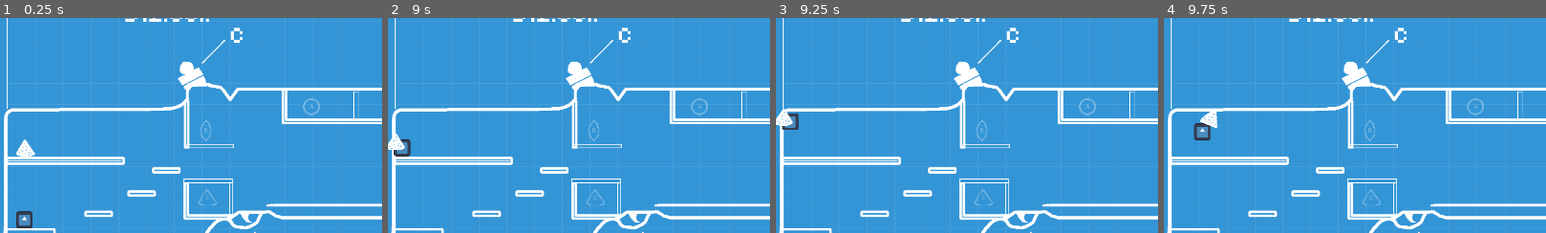
Above: before the commit, frames 1-4 (left to right).
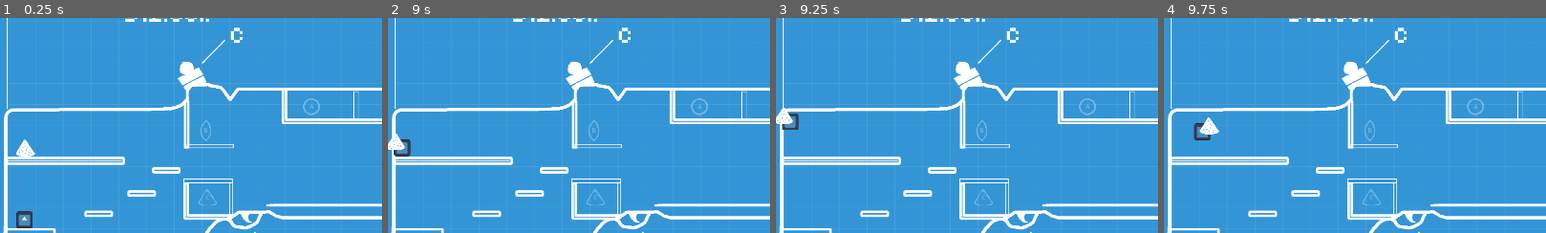
Above: after the commit, the same moments.

Repository: simenhs/piratsyltetoey
Game: Godot game, scene res://scenes/persistent_world/persistent_world.tscn
Two runs of this game, one before a commit and one after it. Both use one fixed random seed, a clock stepped at 60 frames per second and the inputs below. The engine's default icon, where the game draws it, is replaced by a stand-in: a white triangle on a blue panel in a dark square.
Inputs:
- Up to frame 1 (0.25 s): no input
- Up to frame 2 (9 s): hold E (use) 0.53-1.28 s; hold D (right) 0.53-2.03 s; tap Space (jump) at 0.77, 1.52, 3.02, 3.77, 4.52, 6.02, 6.77, 7.52 s; tap Shift (dash) every 2.25 s from 1.35 to 8.1 s; tap E (use) at 1.55, 2.85, 4.35, 6.05, 7.35, 8.85 s; hold E (use) 2.03-2.78 s; hold A (left) 2.03-4.28 s; hold E (use) 3.53-4.28 s; hold D (right) 4.28-8.03 s; hold E (use) 5.03-5.78 s; hold E (use) 6.53-7.28 s; hold E (use) 8.03-8.78 s; hold A (left) from 8.03 s (still down)
- Up to frame 3 (9.25 s): keep holding A (left); tap Space (jump) at 9.02 s
- Up to frame 4 (9.75 s): release A (left) at 9.53 s; hold D (right) from 9.53 s (still down); hold E (use) from 9.53 s (still down)
The pictures show only the part of the screen within x 0-50%, y 25-75%; the shares and areas given below are measured in that part.

Frames 1-2 are identical in both runs. In frame 3, 0.1% of the frame differs, in the area x 0-5%, y 41-51%; in frame 4, 0.4%, in the area x 9-15%, y 43-55%.

Commit message:
implemented throw charging

Diff:
--- a/godot/scenes/level1/doors/door.tscn
+++ b/godot/scenes/level1/doors/door.tscn
@@ -1,7 +1,6 @@
-[gd_scene load_steps=3 format=3 uid="uid://c43e85p31p2nv"]
+[gd_scene load_steps=2 format=3 uid="uid://c43e85p31p2nv"]
 
 [ext_resource type="Script" path="res://scenes/level1/doors/door.gd" id="1_g5iq4"]
-[ext_resource type="Texture2D" uid="uid://coaafbpu22q4t" path="res://assets/images/objects/door_upper_right.png" id="2_xiv4x"]
 
 [node name="Door" type="StaticBody2D"]
 collision_layer = 32
@@ -9,4 +8,3 @@
 
 [node name="Sprite2D" type="Sprite2D" parent="."]
 unique_name_in_owner = true
-texture = ExtResource("2_xiv4x")
--- a/godot/scenes/level1/level1.tscn
+++ b/godot/scenes/level1/level1.tscn
@@ -82,6 +82,7 @@
 position = Vector2(64, 578)
 _id = "C"
 _texture = ExtResource("10_1mkss")
+_throw_power = null
 
 [node name="CollisionPolygon2D" type="CollisionPolygon2D" parent="LoosePice"]
 polygon = PackedVector2Array(-1, 21, 24, 16, -1, -22, -25, 14)
@@ -90,6 +91,7 @@
 position = Vector2(1577, 590)
 _id = "B"
 _texture = ExtResource("9_lgp8j")
+_throw_power = null
 
 [node name="CollisionPolygon2D" type="CollisionPolygon2D" parent="LoosePice2"]
 polygon = PackedVector2Array(-15, -1, -9, 14, 0, 27, 10, 15, 15, 0, 10, -16, 1, -28, -9, -15)
@@ -98,6 +100,7 @@
 position = Vector2(1856, 705)
 _id = "A"
 _texture = ExtResource("6_lu112")
+_throw_power = null
 
 [node name="CollisionShape2D" type="CollisionShape2D" parent="LoosePice3"]
 shape = SubResource("CircleShape2D_83c7m")
--- a/godot/scenes/level1/picup_object/home_position.tscn
+++ b/godot/scenes/level1/picup_object/home_position.tscn
@@ -6,6 +6,7 @@
 size = Vector2(59, 49)
 
 [node name="HomePosition" type="Area2D"]
+modulate = Color(1, 1, 1, 0.3)
 collision_mask = 4
 script = ExtResource("1_3g2w2")
 
@@ -19,7 +20,6 @@
 offset_top = -12.0
 offset_right = 21.0
 offset_bottom = 12.0
-text = "A"
 horizontal_alignment = 1
 metadata/_edit_use_anchors_ = true
 
--- a/godot/scenes/level1/picup_object/loose_pice.gd
+++ b/godot/scenes/level1/picup_object/loose_pice.gd
@@ -2,14 +2,18 @@
 class_name LoosePice
 extends RigidBody2D
 
+const MAX_THROW_CHARGE_TIME : float =1.5
+
 @export var _id : String : set = set_id
 @export var _texture : Texture2D : set = set_texture
+@export var _throw_power : float = 300
 
 #var _lock_transform : Transform2D
 #var _locked := false
 var attatched_to : Player = null : set = set_attached_to
 var _spaw_position : Transform2D
-
+var _throw_charge : float = 0
+var _charging_throw := false
 
 @onready var picup_area_2d: Area2D = %PicupArea2D
 #@onready var home_position: HomePosition = %HomePosition
@@ -21,35 +25,49 @@
 	set_texture(_texture)
 	_spaw_position = transform
 
-func _integrate_forces(_state):
-	if attatched_to != null:
-		#if global_position.distance_to(attatched_to.global_position) > 10 :
-			#apply_central_impulse(attatched_to.global_position.direction_to(global_position) * -700)
-		#freeze_mode = FreezeMode.FREEZE_MODE_KINEMATIC
-		#freeze = true
+func _process(delta: float) -> void:
+
+	if _charging_throw:
+		_throw_charge += delta
+		_throw_charge = clamp(_throw_charge,0,MAX_THROW_CHARGE_TIME)
+
+		if Input.is_action_just_released("use") :
+			_throw(_throw_charge)
+			_charging_throw = false
+			_throw_charge = 0
+			globals.stop_sound_looping("charging_throw_key")
+
+
+	if is_instance_valid(attatched_to):
+		freeze = true
 		global_transform = attatched_to.get_global_hand_transform()
-	#else :
-		#freeze = false
-
+	else :
+		freeze = false
 
 func _input(event: InputEvent) -> void:
 	if event.is_action_pressed("use"):
 		if attatched_to == null:
-			print("overlap",picup_area_2d.get_overlapping_bodies())
 			for player in picup_area_2d.get_overlapping_bodies():
 				if player is Player:
 					attatched_to = player
 					globals.play_sound("pickup")
-					sleeping = false
-		else :
-			attatched_to = null
-			_throw()
-func _throw():
+					#sleeping = false
+		else:
+			_charging_throw = true
+			globals.play_sound_looping("wall_slide", "charging_throw_key")
+
+
+func _throw(charge : float):
+	freeze = false
+	attatched_to = null
 	globals.play_sound("throw")
+	var throw_vect = Vector2(1,-1) * charge*_throw_power #+ Vector2(0,-1000)
 	if rotation > PI/2:
-		apply_central_impulse(Vector2(-300,-300))
-	else :
-		apply_central_impulse(Vector2(300,-300))
+		throw_vect.x *= -1
+
+	print(throw_vect)
+	apply_central_impulse(throw_vect)
+
 
 #func eject(force : Vector2):
 	#unlock()
@@ -75,12 +93,14 @@
 
 func set_attached_to(value):
 	if value == null:
+
 		if is_instance_valid(attatched_to):
 			attatched_to.drop_items.disconnect(respawn)
 		attatched_to = value
 	else :
 		attatched_to = value
 		attatched_to.drop_items.connect(respawn)
+
 
 
 func respawn():
--- a/godot/scenes/level1/picup_object/loose_pice.tscn
+++ b/godot/scenes/level1/picup_object/loose_pice.tscn
@@ -1,7 +1,6 @@
-[gd_scene load_steps=4 format=3 uid="uid://dt54hcs35cvuw"]
+[gd_scene load_steps=3 format=3 uid="uid://dt54hcs35cvuw"]
 
 [ext_resource type="Script" path="res://scenes/level1/picup_object/loose_pice.gd" id="1_i5jbi"]
-[ext_resource type="Texture2D" uid="uid://brnc2q5gu6moj" path="res://assets/images/objects/flint.png" id="2_qc273"]
 
 [sub_resource type="CircleShape2D" id="CircleShape2D_3i2b6"]
 radius = 54.0093
@@ -10,10 +9,12 @@
 collision_layer = 4
 collision_mask = 55
 can_sleep = false
+freeze_mode = 1
 continuous_cd = 1
 contact_monitor = true
 max_contacts_reported = 100
 script = ExtResource("1_i5jbi")
+_throw_power = null
 
 [node name="ColorRect" type="ColorRect" parent="."]
 visible = false
@@ -27,7 +28,6 @@
 unique_name_in_owner = true
 offset_right = 40.0
 offset_bottom = 23.0
-text = "A"
 
 [node name="PicupArea2D" type="Area2D" parent="."]
 unique_name_in_owner = true
@@ -39,6 +39,5 @@
 
 [node name="Sprite2D" type="Sprite2D" parent="."]
 unique_name_in_owner = true
-texture = ExtResource("2_qc273")
 
 [connection signal="body_entered" from="." to="." method="_on_body_entered"]
--- a/godot/scenes/level1/player/player.gd
+++ b/godot/scenes/level1/player/player.gd
@@ -8,6 +8,7 @@
 const SLIDE_DOWN_SPEED :float= 50
 const DASH_SPEED :float= 10000
 const DASH_COOLDOWN_TIME :float = 1
+
 
 var dash_on_cooldown :bool = false
 var facing_left : bool = false
Not shown: 1 places in godot/scenes/persistent_world/persistent_world.tscn that only renumber resources
